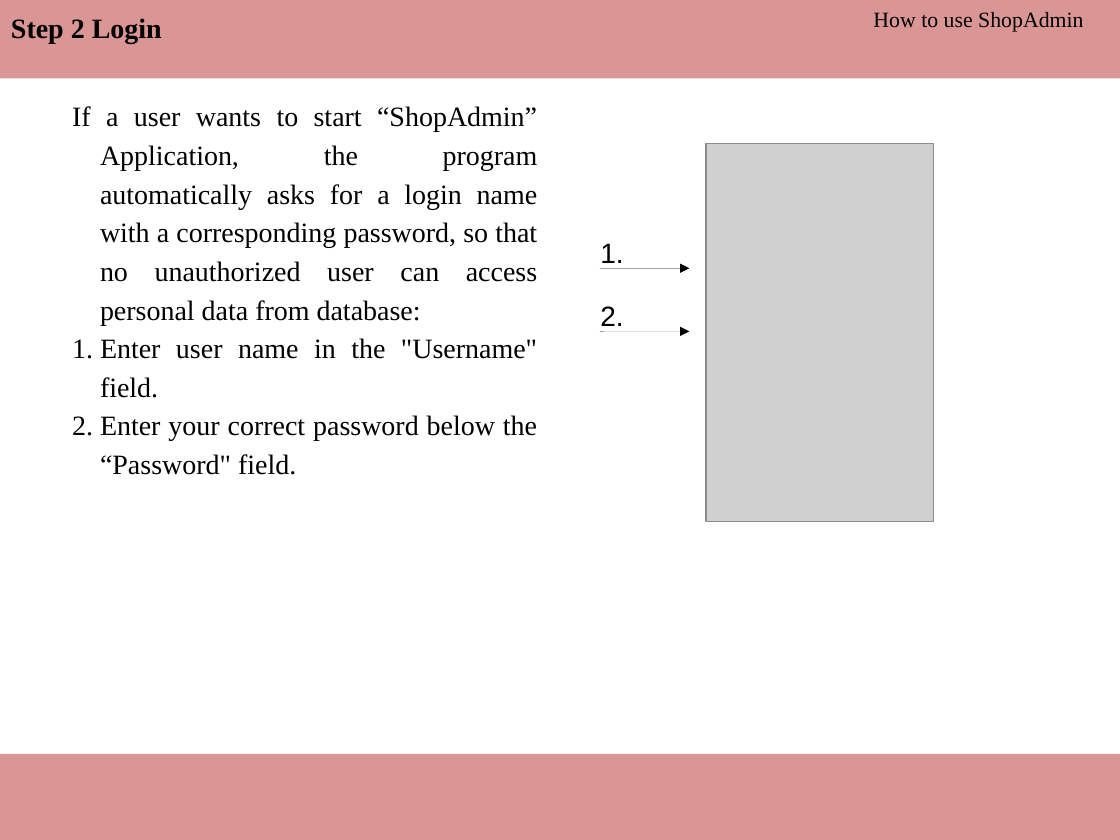
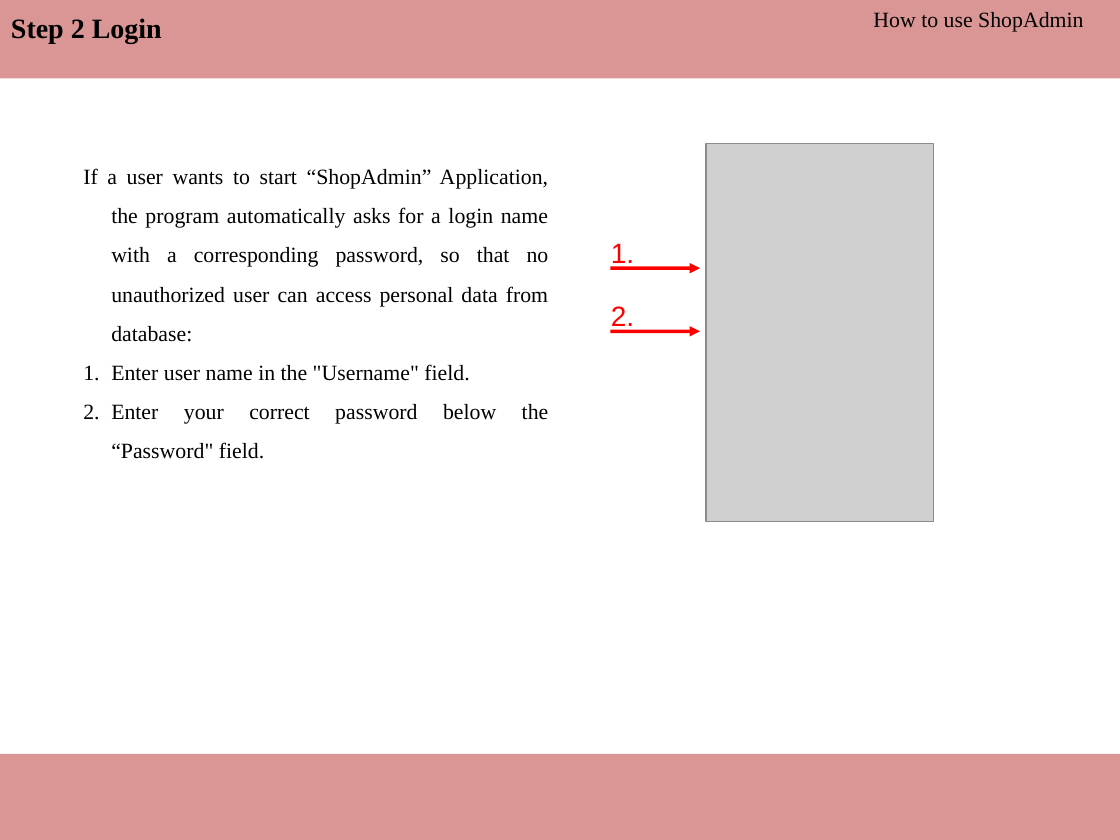
Before and after one commit to ThomasRoehl/ShopAdmin, a slide deck: slide 4 of UserManual/ShopAdmin Handbuch.pptx. Drawn at 1120x840 pixels with LibreOffice and Linux fonts; fonts in the diff are those of the drawing; grey boxes stand for pictures. Boxes give left, top, right and bottom in pixels: in the first picture for what was removed or moved away, otherwise in the second. Text is boxed around its words. In the diff, an @@ line names an element or a change of style, - is before the commit and + after.

```diff
--- a/UserManual/ShopAdmin Handbuch.pptx
+++ b/UserManual/ShopAdmin Handbuch.pptx
@@ text "If a user wants to ...": place and size @@
-text "If a user wants to ..." at [72,106,538,475]
+text "If a user wants to ..." at [83,168,549,459]
@@ text "If a user wants to ..." at [83,168,549,459]: size 18 to 14 pt; line spacing 1.15 to 1.5 @@
@@ text "1." at [611,243,634,268]: text colour #000000 to #FF0000 @@
@@ arrow (610, 268) - (700, 268): stroke #000000 0.75 pt to #FF0000 2.25 pt @@
@@ text "2." at [611,306,634,331]: text colour #000000 to #FF0000 @@
@@ 2 texts, 2 arrows: place and size @@
-2 texts, 2 arrows at [600,243,690,332]
+2 texts, 2 arrows at [610,243,700,332]
@@ arrow (610, 332) - (700, 332): stroke #000000 0.75 pt to #FF0000 2.25 pt @@
```
Also in this commit, not shown: 7 other slides changed, 1 other file.
